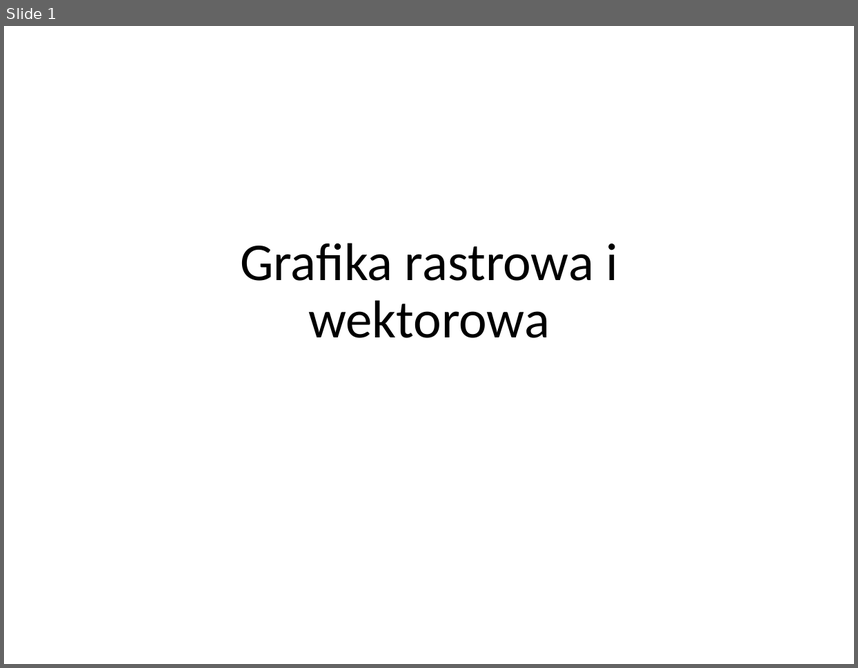
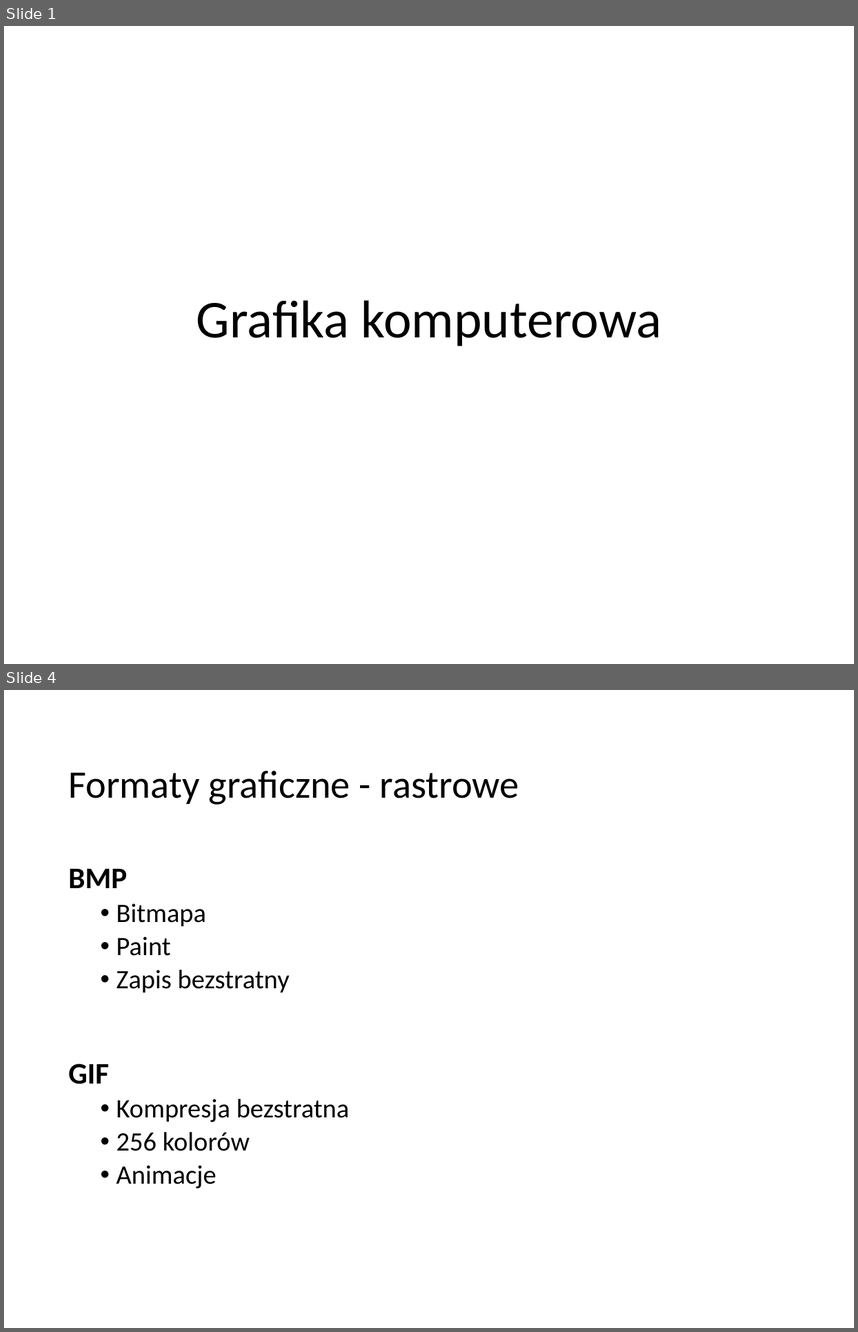
Before and after one commit to blackbat13/cs-lut, a slide deck: Grafika/Grafika rastrowa i wektorowa.pptx. Shown one above the other, each under a label of ours: slide 1 before the commit, slides 1 and 4 after it; the slides between them are not shown. The pictures are 858x668 and 858x1332 pixels, drawn with LibreOffice and Linux fonts; fonts in the diff are those of the drawing. Boxes give left, top, right and bottom in pixels: in the first picture for what was removed or moved away, otherwise in the second. Text is boxed around its words. In the diff, an @@ line names an element or a change of style, - is before the commit and + after.

```diff
--- a/Grafika/Grafika rastrowa i wektorowa.pptx
+++ b/Grafika/Grafika rastrowa i wektorowa.pptx
@@ slide 4 added at box(4, 690, 854, 1328), background #FFFFFF @@
@@ title added at box(68, 771, 519, 805), 46.9 pt, text #000000 @@
+Formaty graficzne - rastrowe
@@ text added at box(68, 869, 350, 1188), 32 pt, text #000000 @@
+BMP
+  • Bitmapa
+  • Paint
+  • Zapis bezstratny
+GIF
+  • Kompresja bezstratna
+  • 256 kolorów
+  • Animacje
@@ slide 1 changed as well @@
@@ title at box(197, 300, 662, 346): text changed @@
-Grafika rastrowa i wektorowa
+Grafika komputerowa
```
Also in this commit, not shown: 5 other slides added, 2 slides removed.
